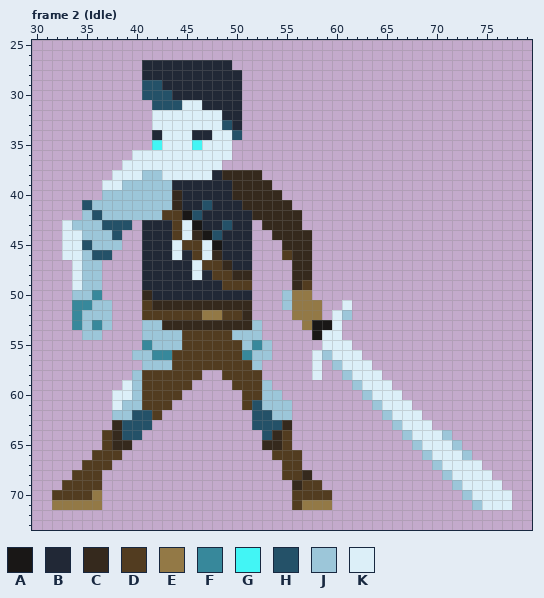
Pixel-art file: Aseprite/Hero makeover.aseprite. That is the earlier state.
100x100 pixels, 26 frames. Shown: frame 2 (Idle): x 30..79, y 25..73. The commit also changed other frames, which this record leaves out.
Palette (. is transparent): A #191716  B #212836  C #35291d  D #523c20  E #937946  F #37889b  G #42f5f5  H #245168  J #9cc6d9  K #dceff8
Once edited:
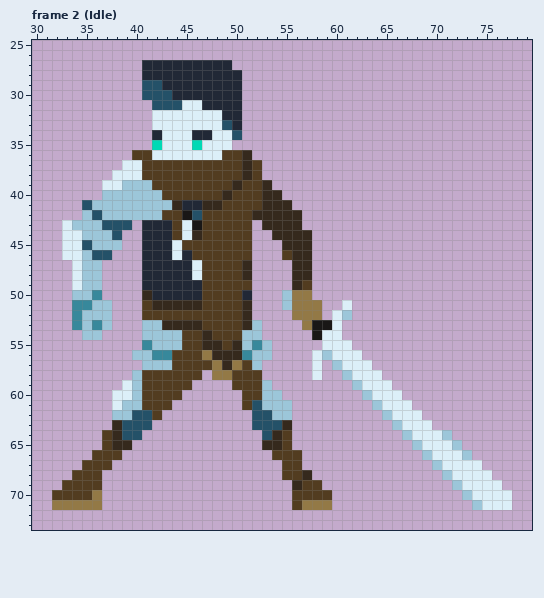
Edits made:
{"change": "layer \"Character/Head+Scarf/scarf\" now shown"}
{"colour":"G","old":"#42f5f5","new":"#00d9b5"}
{"where": "frame 2 (Idle), layer \"Character/Head+Scarf/scarf\""}
{"frame":2,"y":36,"x":40,"old":"KK","new":"DD"}
{"frame":2,"y":36,"x":49,"old":"K..","new":"DDC"}
{"frame":2,"y":37,"x":41,"old":"KKKKKKKK....","new":"DDDDDDDDDDCD"}
{"frame":2,"y":38,"x":41,"old":"JJKKKKKBCC","new":"DDDDDDDDDD"}
{"frame":2,"y":38,"x":52,"old":"C","new":"D"}
{"frame":2,"y":39,"x":42,"old":"JJBBBBBB","new":"DDDDDDDD"}
{"frame":2,"y":39,"x":51,"old":"CC","new":"DD"}
{"frame":2,"y":40,"x":43,"old":"JCBBBBBCCC","new":"DDDDDDCDDD"}
{"frame":2,"y":41,"x":47,"old":"HBBBCC","new":"CCDDDD"}
{"frame":2,"y":42,"x":47,"old":"BBBBB","new":"DDDDD"}
{"frame":2,"y":43,"x":47,"old":"BBHBB","new":"DDDDD"}
{"frame":2,"y":44,"x":47,"old":"AHBBB","new":"DDDDD"}
{"frame":2,"y":45,"x":47,"old":"KABBB","new":"DDDDD"}
{"frame":2,"y":46,"x":47,"old":"KCBBB","new":"DDDDD"}
{"frame":2,"y":47,"x":49,"old":"CBB","new":"DDC"}
{"frame":2,"y":48,"x":47,"old":"B","new":"D"}
{"frame":2,"y":48,"x":50,"old":"C","new":"D"}
{"frame":2,"y":49,"x":47,"old":"BB","new":"DD"}
{"frame":2,"y":50,"x":47,"old":"BBBB","new":"DDDD"}
{"frame":2,"y":51,"x":47,"old":"CCCC","new":"DDDD"}
{"frame":2,"y":52,"x":47,"old":"EE","new":"DD"}
{"frame":2,"y":53,"x":47,"old":"CCCC","new":"DDDD"}
{"frame":2,"y":54,"x":47,"old":"D","new":"C"}
{"frame":2,"y":54,"x":50,"old":"J","new":"D"}
{"frame":2,"y":55,"x":47,"old":"DD","new":"CC"}
{"frame":2,"y":55,"x":50,"old":"D","new":"C"}
{"frame":2,"y":56,"x":47,"old":"DDDD","new":"ECCC"}
{"frame":2,"y":57,"x":48,"old":"DDD","new":"ECE"}
{"frame":2,"y":58,"x":48,"old":".D","new":"EE"}
